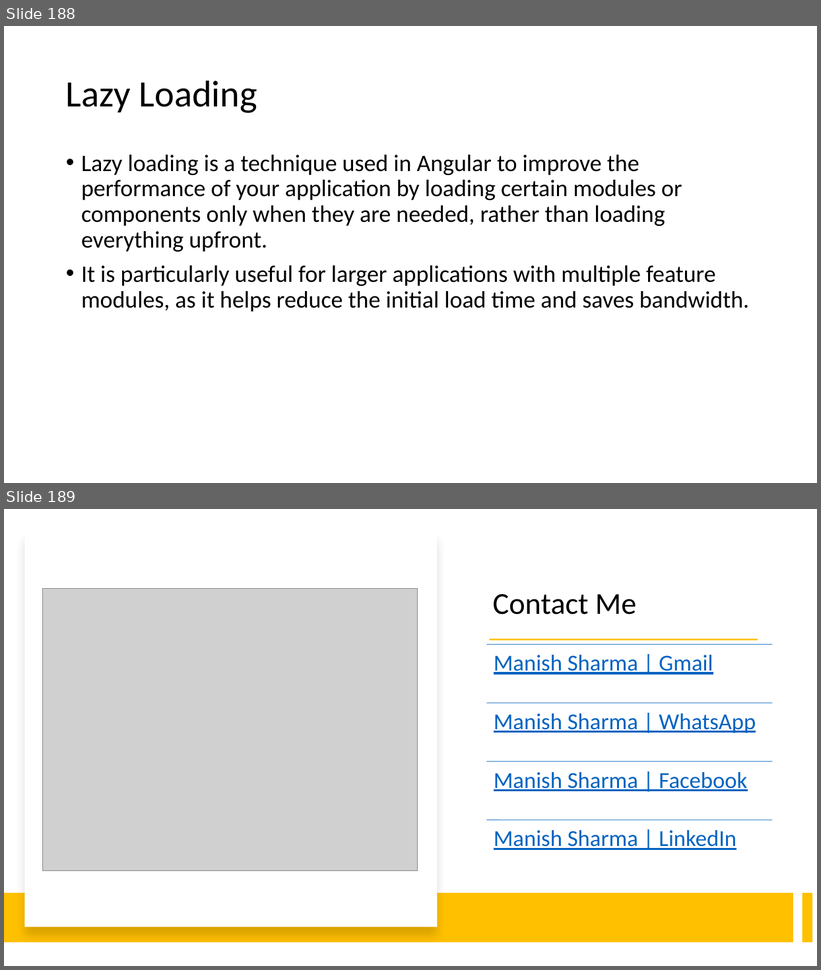
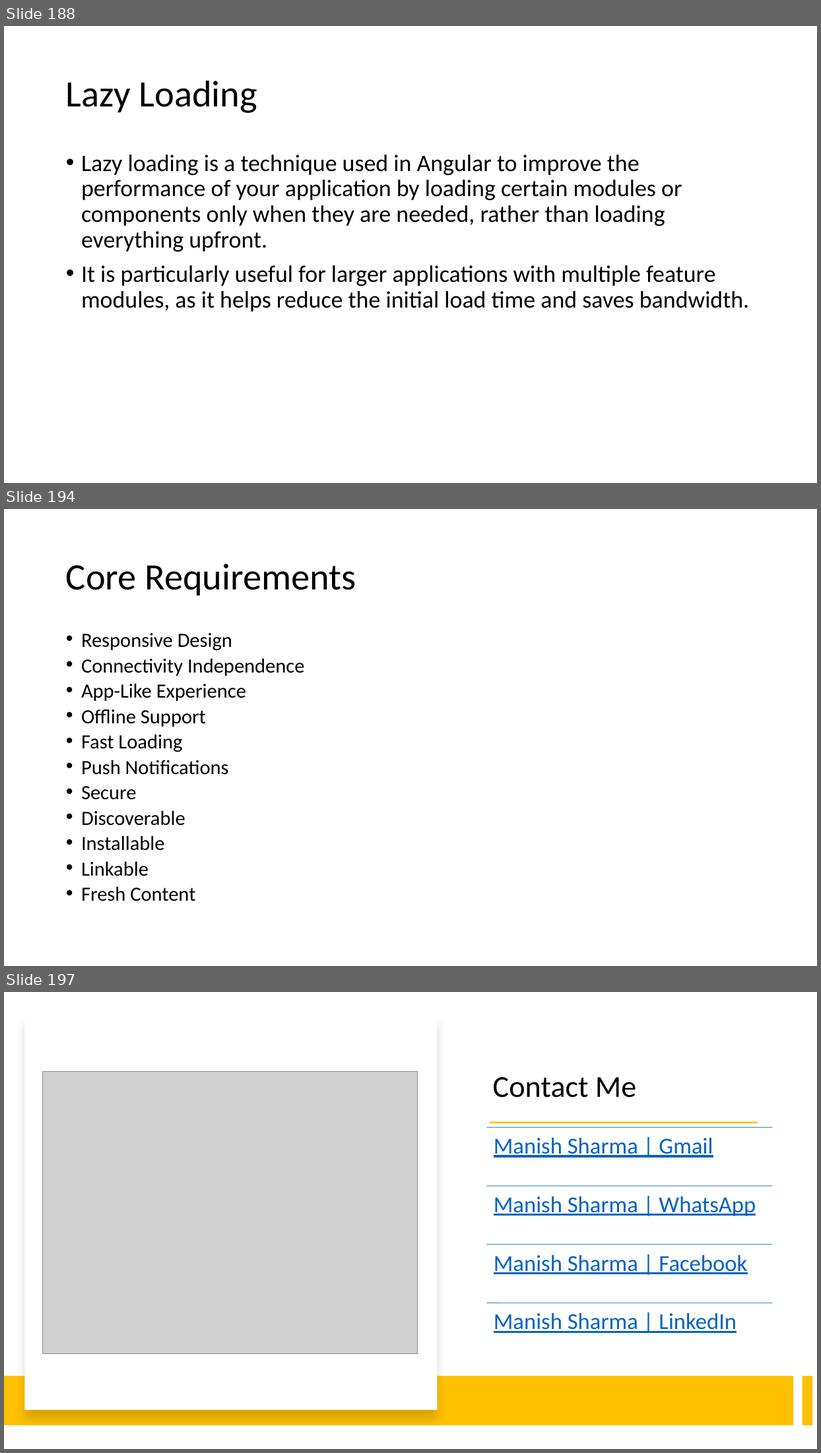
Before and after one commit to explore-with-manish/BFL_Byte_Jul23, a slide deck: Ng-Byte.pptx. Shown one above the other, each under a label of ours: slides 188 and 189 before the commit, slides 188, 194 and 197 after it; the slides between them are not shown. The pictures are 821x970 and 821x1453 pixels, drawn with LibreOffice and Linux fonts; fonts in the diff are those of the drawing; grey boxes stand for pictures. Boxes give left, top, right and bottom in pixels: in the first picture for what was removed or moved away, otherwise in the second. Text is boxed around its words. In the diff, an @@ line names an element or a change of style, - is before the commit and + after.

```diff
--- a/Ng-Byte.pptx
+++ b/Ng-Byte.pptx
@@ slide 194 added at box(4, 509, 817, 966), background #FFFFFF @@
@@ title added at box(66, 564, 356, 595), 44 pt, text #000000 @@
+Core Requirements
@@ text added at box(81, 633, 304, 902), 23.8 pt, text #000000 @@
+• Responsive Design
+• Connectivity Independence
+• App-Like Experience
+• Offline Support
+• Fast Loading
+• Push Notifications
+• Secure
+• Discoverable
+• Installable
+• Linkable
+• Fresh Content
@@ what was slide 189 is now slide 197 @@
```
Also in this commit, not shown: 7 other slides added, 2 other files.
